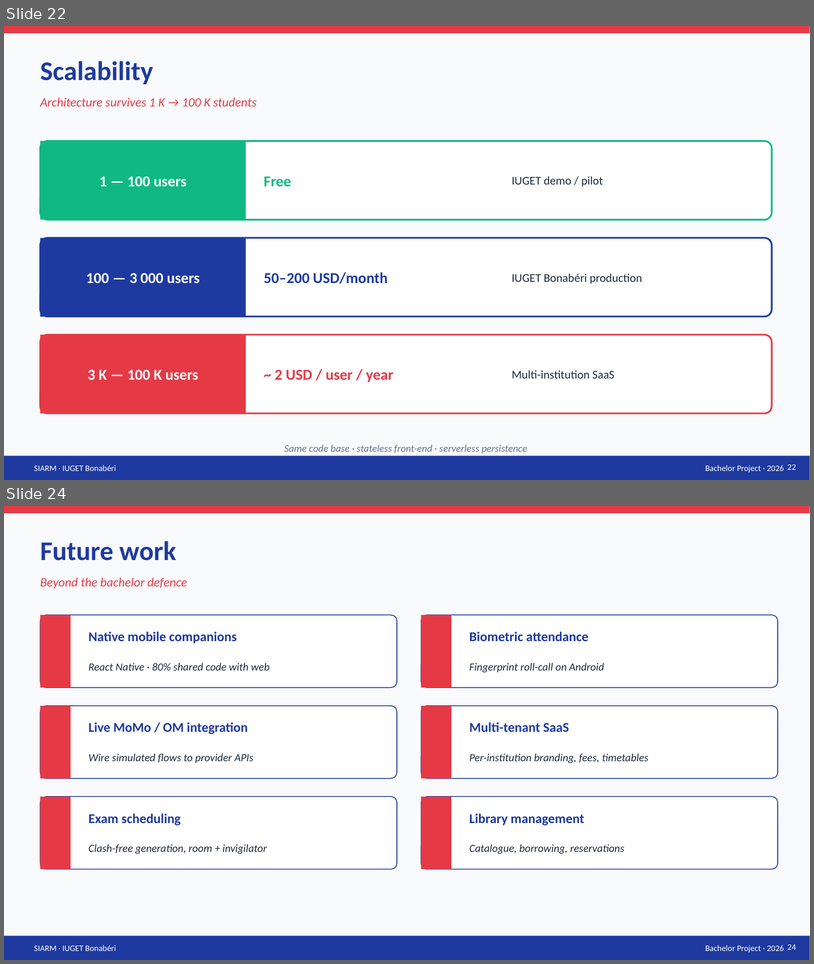
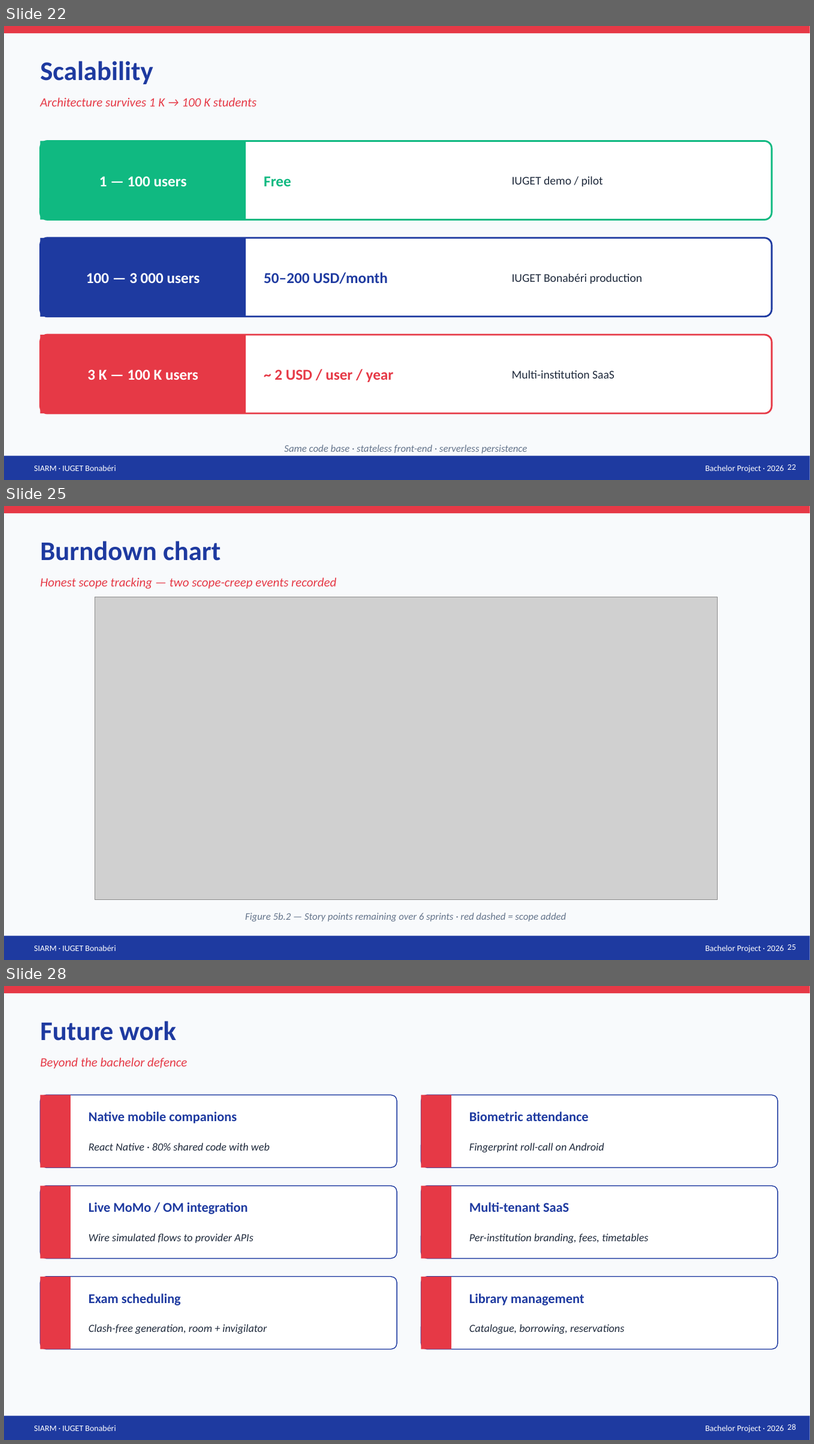
Before and after one commit to leaticiadipocko-wq/schoolproject, a slide deck: deliverables/SIARM-Defense.pptx. Shown one above the other, each under a label of ours: slides 22 and 24 before the commit, slides 22, 25 and 28 after it; the slides between them are not shown. The pictures are 814x964 and 814x1444 pixels, drawn with LibreOffice and Linux fonts; fonts in the diff are those of the drawing; grey boxes stand for pictures. Boxes give left, top, right and bottom in pixels: in the first picture for what was removed or moved away, otherwise in the second. Text is boxed around its words. In the diff, an @@ line names an element or a change of style, - is before the commit and + after.

```diff
--- a/deliverables/SIARM-Defense.pptx
+++ b/deliverables/SIARM-Defense.pptx
@@ slide 25 added at (x1=4, y1=506, x2=810, y2=960), background #F8FAFC; not listed: 4 template elements that a slide beside it also shows @@
@@ text added at (x1=40, y1=541, x2=221, y2=561), 32 pt, text #1E3AA0, bold @@
+Burndown chart
@@ text added at (x1=40, y1=577, x2=336, y2=589), 15 pt, text #E63946, italic @@
+Honest scope tracking — two scope-creep events recorded
@@ picture added at (x1=95, y1=597, x2=718, y2=899) @@
@@ text added at (x1=245, y1=912, x2=567, y2=921), 12 pt, text #64748B, italic @@
+Figure 5b.2 — Story points remaining over 6 sprints · red dashed = scope added
@@ page number added at (x1=788, y1=944, x2=796, y2=949), 10 pt, text #FFFFFF @@
+25
@@ what was slide 24 is now slide 28 @@
@@ page number at (x1=788, y1=1423, x2=796, y2=1429): text changed @@
-24
+28
```
Also in this commit, not shown: 1 slide changed, 3 other slides added, 4 other files.
